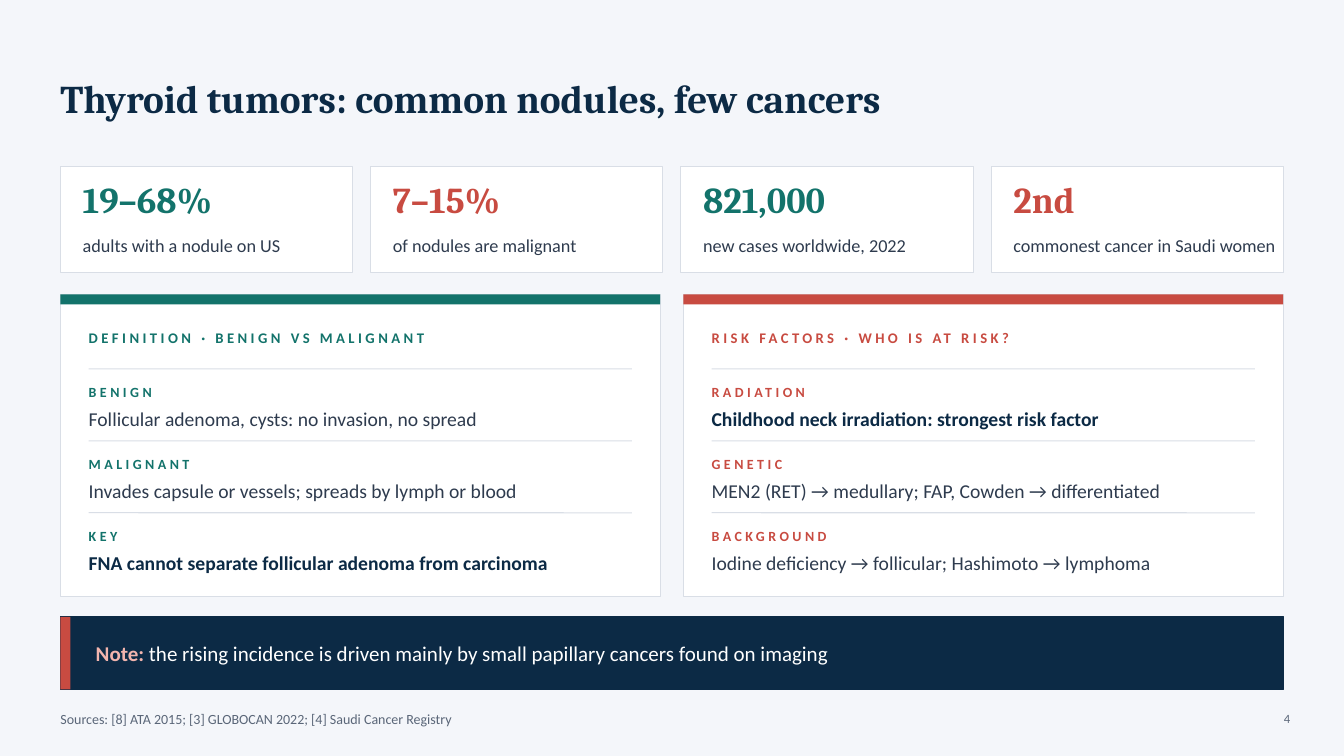
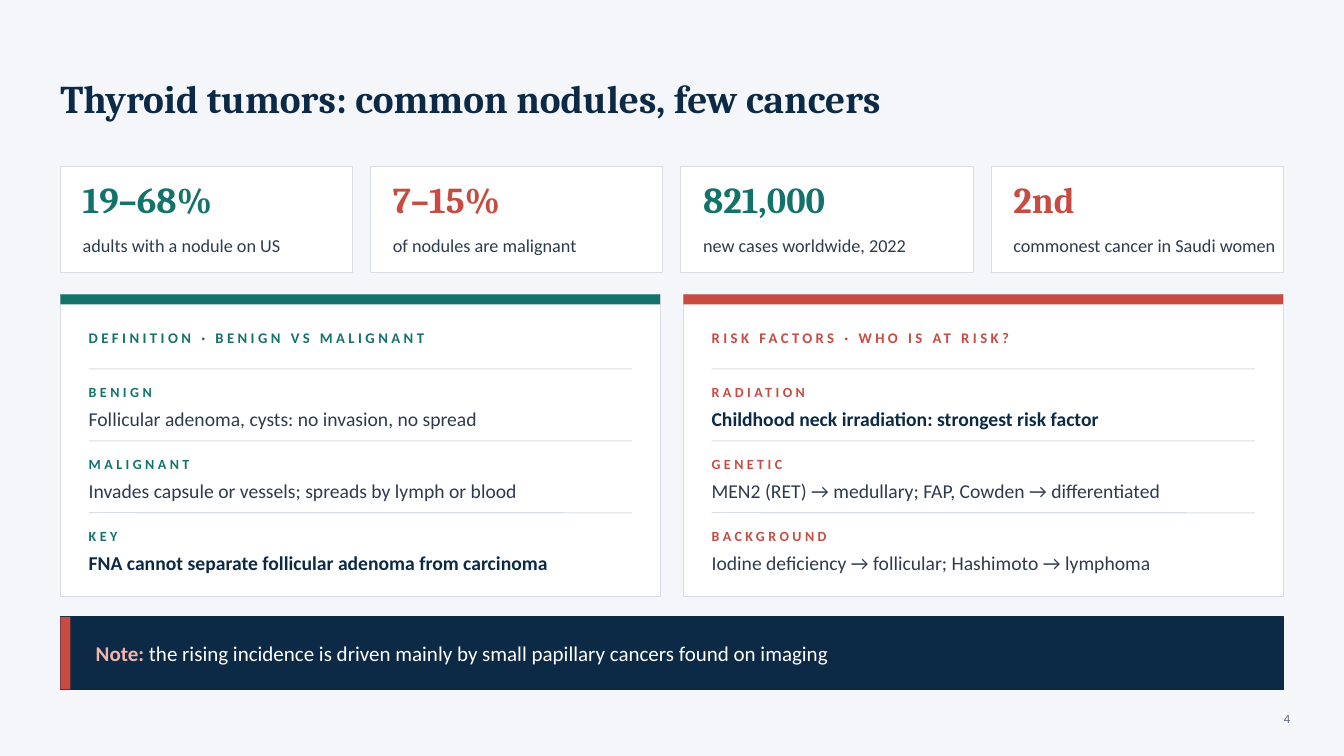
Before and after one commit to Anmo0/Claude-Code-Cloud-, a slide deck: slide 4 of thyroid-seminar/Thyroid_Tumors_Seminar.pptx. Drawn at 1344x756 pixels with LibreOffice and Linux fonts; fonts in the diff are those of the drawing. Boxes give left, top, right and bottom in pixels: in the first picture for what was removed or moved away, otherwise in the second. Text is boxed around its words. In the diff, an @@ line names an element or a change of style, - is before the commit and + after.

```diff
--- a/thyroid-seminar/Thyroid_Tumors_Seminar.pptx
+++ b/thyroid-seminar/Thyroid_Tumors_Seminar.pptx
@@ text removed at [60, 714, 451, 727] @@
-Sources: [8] ATA 2015; [3] GLOBOCAN 2022; [4] Saudi Cancer Registry
```
Also in this commit, not shown: 14 other slides changed, 2 other files.
